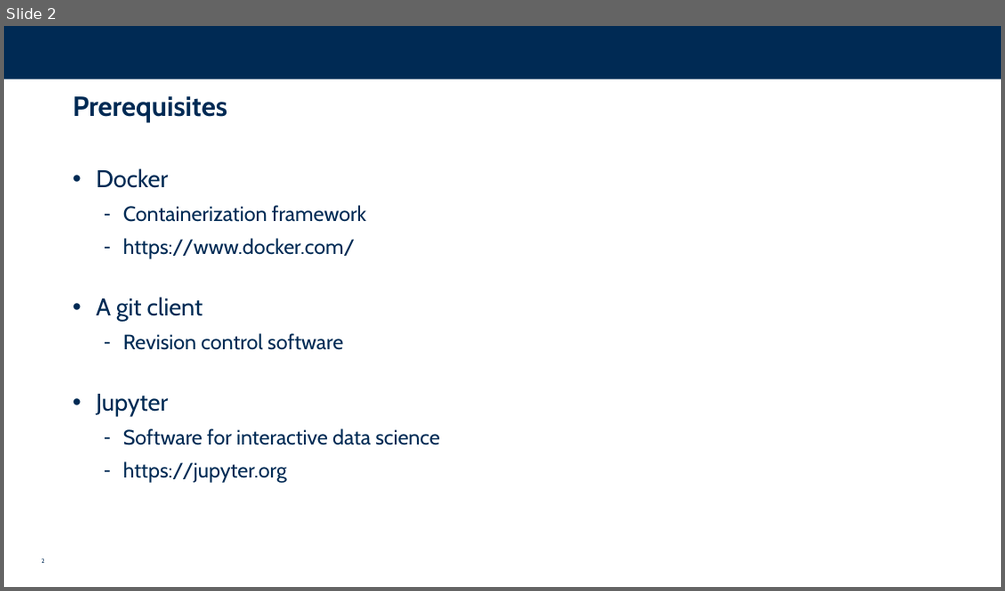
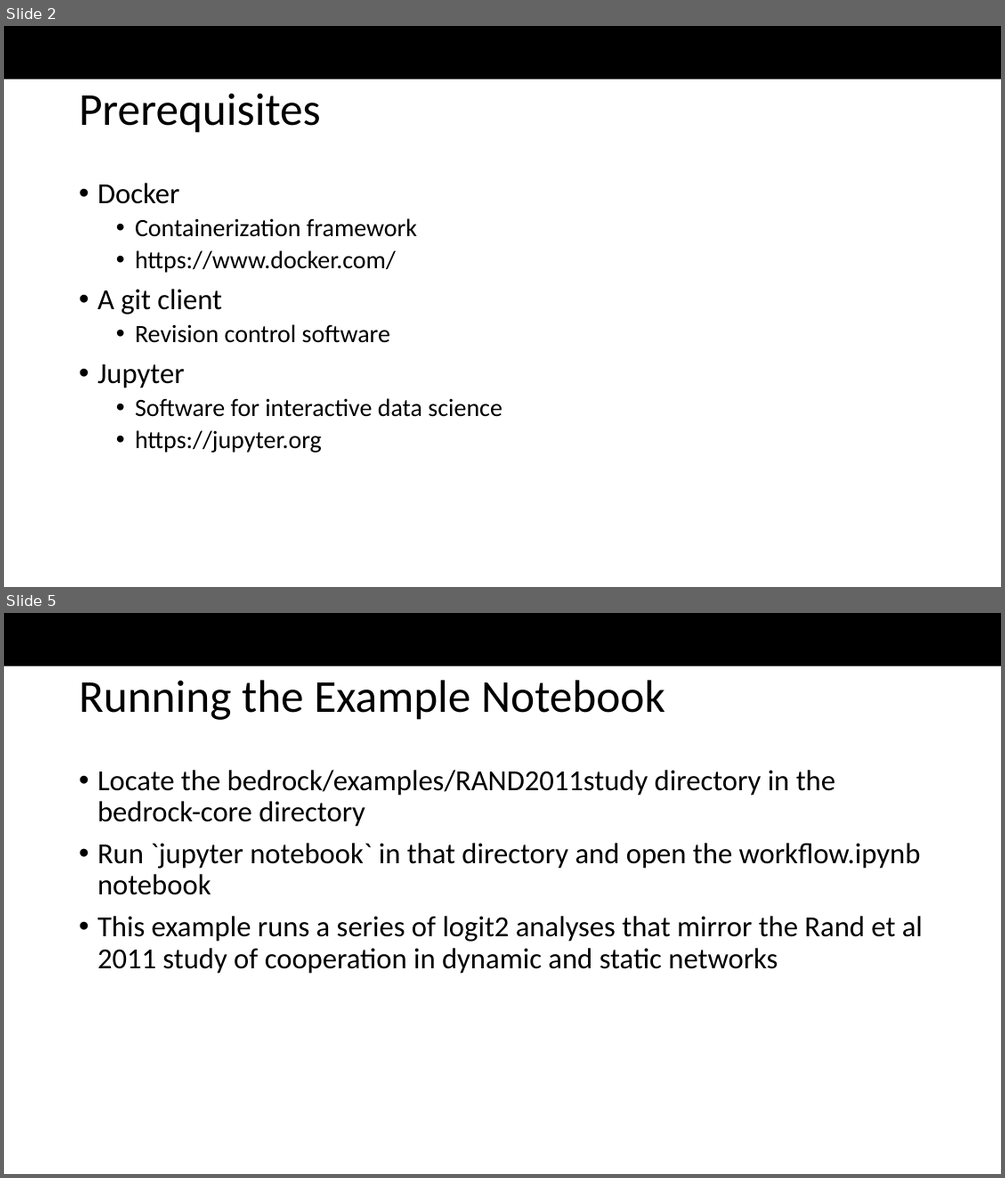
Before and after one commit to Bedrock-py/bedrock-core, a slide deck: docs/QuickStart.pptx. Shown one above the other, each under a label of ours: slide 2 before the commit, slides 2 and 5 after it; the slides between them are not shown. The pictures are 1005x591 and 1005x1178 pixels, drawn with LibreOffice and Linux fonts; fonts in the diff are those of the drawing; background and template pictures are left out. Boxes give left, top, right and bottom in pixels: in the first picture for what was removed or moved away, otherwise in the second. Text is boxed around its words. In the diff, an @@ line names an element or a change of style, - is before the commit and + after.

```diff
--- a/docs/QuickStart.pptx
+++ b/docs/QuickStart.pptx
@@ slide 5 added at [4, 613, 1001, 1174], background #FFFFFF; not listed: 1 template element that a slide beside it also shows @@
@@ title added at [79, 680, 665, 720], 52.8 pt, text #000000 @@
+Running the Example Notebook
@@ text added at [97, 770, 922, 973], 33.6 pt, text #000000 @@
+• Locate the bedrock/examples/RAND2011study directory in the bedrock-core directory
+• Run `jupyter notebook` in that directory and open the workflow.ipynb notebook
+• This example runs a series of logit2 analyses that mirror the Rand et al 2011 study of cooperation in dynamic and static networks
@@ slide 2 changed as well @@
@@ rectangle at [4, 26, 1001, 79]: fill #002A54 to #000000 @@
@@ title "Prerequisites": place and size @@
-title "Prerequisites" at [73, 96, 227, 122]
+title "Prerequisites" at [79, 93, 321, 133]
@@ title "Prerequisites" at [79, 93, 321, 133]: size 32 to 52.8 pt, font Cabin to Calibri, text colour #002A54 to #000000, bold off; line spacing 1 to 0.9; vertical alignment top to middle @@
@@ text "Docker": place and size @@
-text "Docker" at [96, 168, 440, 483]
+text "Docker" at [97, 183, 502, 452]
@@ text "Docker" at [97, 183, 502, 452]: size 28 to 33.6 pt in "Docker", "A git client", "Jupyter"; font Cabin to Calibri, text colour #002A54 to #000000; size 24 to 28.8 pt in "Containerization framework", "https://www.docker.com/", "Revision control software", "Software for interactive data science" and 1 more places; indent changed; less space between paragraphs; bullet - to • @@
@@ page number removed at [41, 558, 45, 563] @@
-2
```
Also in this commit, not shown: 4 other slides changed, 1 other slide added.
